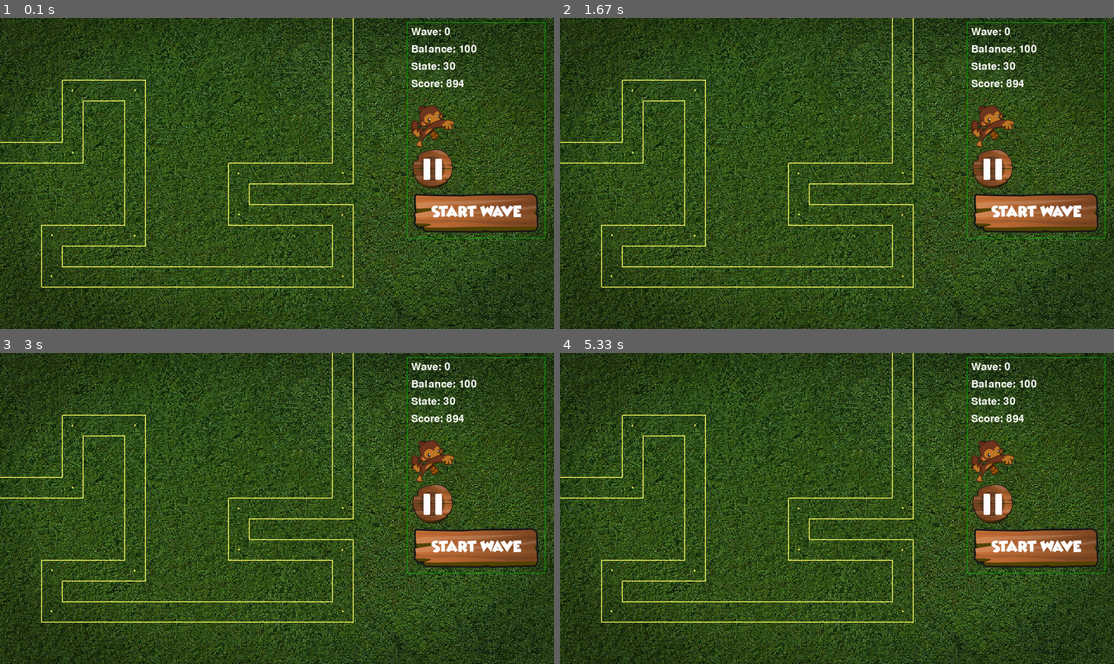
Above: before the commit, frames 1-4 (two rows, left to right).
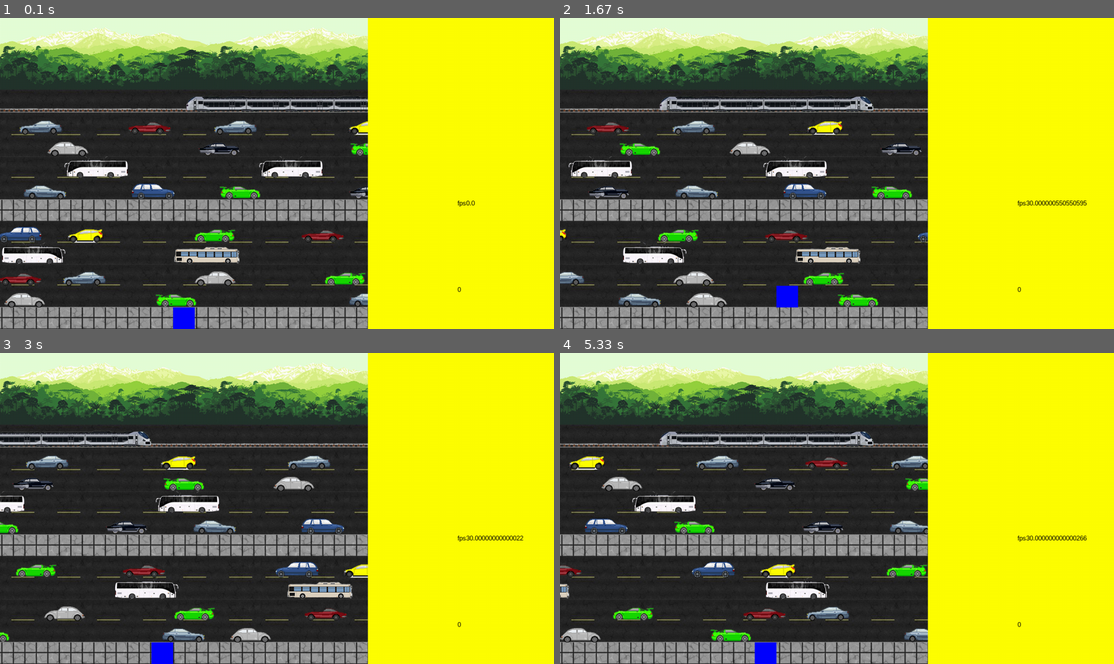
Above: after the commit, the same moments.

Repository: AyoubErrajraji/MonkeyBusiness
Game: pygame game, started from main.py
The game is run twice, just before and just after one commit, with the same random seed, the same clock (stepped at 60 frames per second) and the same inputs.
Inputs (mouse positions are in pixels of both pictures, inside the frame that each line leads up to):
- Up to frame 1 (0.1 s): no input
- Up to frame 2 (1.67 s): hold Right 0.33-0.8 s; move the mouse to (814, 185) at 0.37 s; hold Up 0.83-1.13 s; hold Right 1.17-1.63 s
- Up to frame 3 (3 s): hold Left 1.67-2.2 s; hold Down 2.23-2.53 s; hold Left 2.57-2.97 s
- Up to frame 4 (5.33 s): hold Up 3-3.37 s; hold Right 3.4-4.03 s; hold Left 4.47-4.93 s; hold Right from 4.97 s (still down)

The runs differ from the first frame. In frame 1, 96% of the frame differs, in the area x 0-100%, y 0-100%; in frame 2, 96%; in frame 3, 96%; in frame 4, 96%.

Commit message:
added difficult, settings to crosstheroad

Diff:
--- a/crosstheroad_lib/config.py
+++ b/crosstheroad_lib/config.py
@@ -20,3 +20,4 @@
 FPS = 60
 grid = 50
 cars = 4
+difficulties = ['hard', 'medium', 'easy']
--- /dev/null
+++ b/crosstheroad_lib/settings.json
@@ -0,0 +1,8 @@
+{
+  "FPS": "True",
+  "difficulty": "hard",
+  "highscore": {
+    "player": "Luke",
+    "score": "100"
+  }
+}
--- a/main.py
+++ b/main.py
@@ -10,7 +10,7 @@
 from fightclub_lib import fightclub
 from monkeywar_lib import monkeywar
 
-debug = 1
+debug = 3
 
 if debug == 0:
     mymenu = slidemenu.run()
